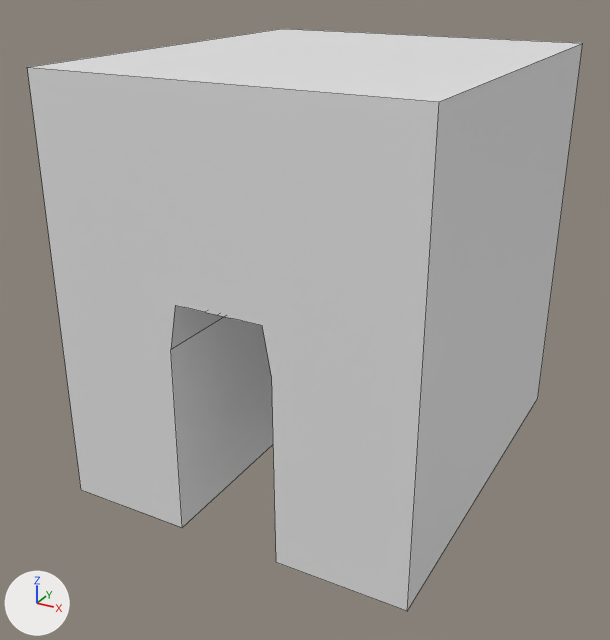
Before and after pictures for a commit that changed the Blender file Assets/Blender/LevelComponents/doorway.blend.
Rendered twice from a 50 mm lens placed at (44.9, -88.9, 61.4), pointed at (-1.8, -4.1, 19.0). Arrows for +X, +Y and +Z are at lower left; the lights stay in place. The picture after the commit comes second. Mesh edges are drawn as thin lines.

In view in the first picture: 'Doorway'.
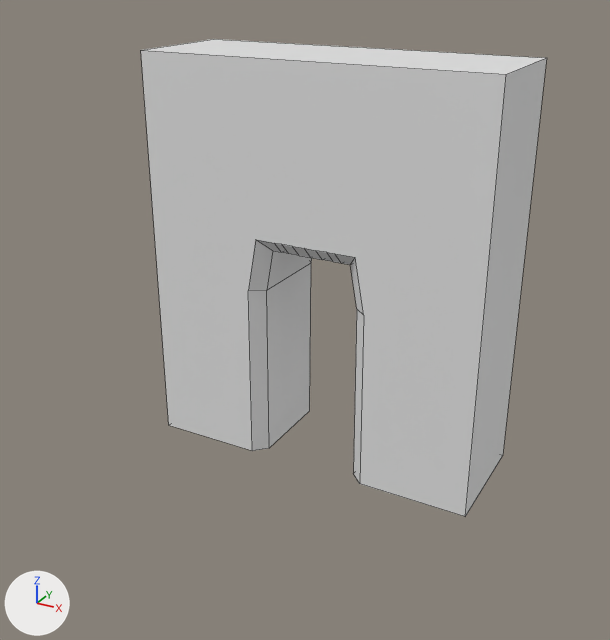
ob_braziertower_001 is not drawn itself; it is used by a modifier of ob_doorway.

Where the change shows, as pixel boxes (x1, y1, x2, y2) in the pictures (610 x 640 px):
'Doorway', reshaped, modifiers changed (27% narrower, 18% shorter)
    before: (27, 29, 583, 611)
    after: (141, 39, 547, 516)

The change in detail:
me_cube is used by ob_doorway; location (0.0, 0.0, 0.0).
me_cube had 8 vertices, 6 faces and spanned x -21.8..21.8, y -25.3..25.3, z -0.1..50.6.
me_cube now has 60 vertices, 43 faces and spans x -21.8..21.8, y -7.5..7.5, z -0.1..50.6.
me_cube part 1: the whole mesh is rebuilt.
Object 'BrazierTower.001' (ob_braziertower_001) is deleted.
Object 'Doorway' (ob_doorway) loses its BOOLEAN modifier named 'Boolean'.
Modifier setting removed (it was object = ob_braziertower_001).
